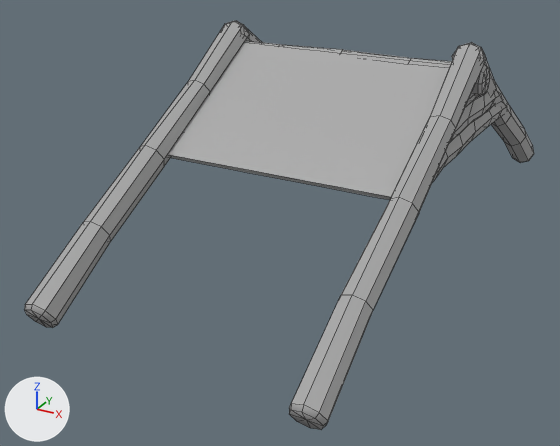
What one commit did to the FBX model FrostBite/Assets/mesh/SM_Roof.fbx.
Both versions are drawn from a 50 mm lens placed at (8.97, -19.97, 8.88), pointed at (-0.96, -1.92, -0.15). Every picture has the same lights, and +X, +Y and +Z are marked at lower left. The older version comes first. Mesh edges are drawn as thin lines. Where no turn or scale is listed for an object, it has been applied to the vertices.

The first picture shows 'SM_Roof'.
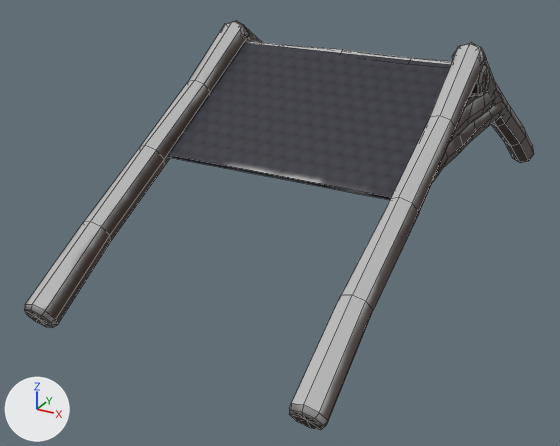
The newer file is also turned or shifted as a whole; pictures and numbers use the older file's frame.

The change, as a diff of the scene's bpy script:
```diff
--- a/FrostBite/Assets/mesh/SM_Roof.fbx.py
+++ b/FrostBite/Assets/mesh/SM_Roof.fbx.py
@@ img_t_roof_png @@
+img_t_roof_png = load_image('T_Roof.png', '../texture/T_Roof.png', 2048, 2048, 'sRGB')
@@ mat_lambert1 @@
+mat_lambert1 = principled_material('lambert1')
+mat_lambert1.texture = img_t_roof_png
@@ me_mesh @@
 me_mesh.from_pydata(...)  # 714 vertices, 544 faces; spans x -4.1..4.1, y -9.1..9.1, z -0.8..5.1
-me_mesh.materials.append(mat_standardsurface1)  # grey #aaaaaa
+me_mesh.materials.append(mat_lambert1)  # picture img_t_roof_png
```

Changed parts and their boxes (x1, y1, x2, y2) in the pictures (560 x 446 px):
'SM_Roof', recoloured: (24, 21, 534, 430) in both
